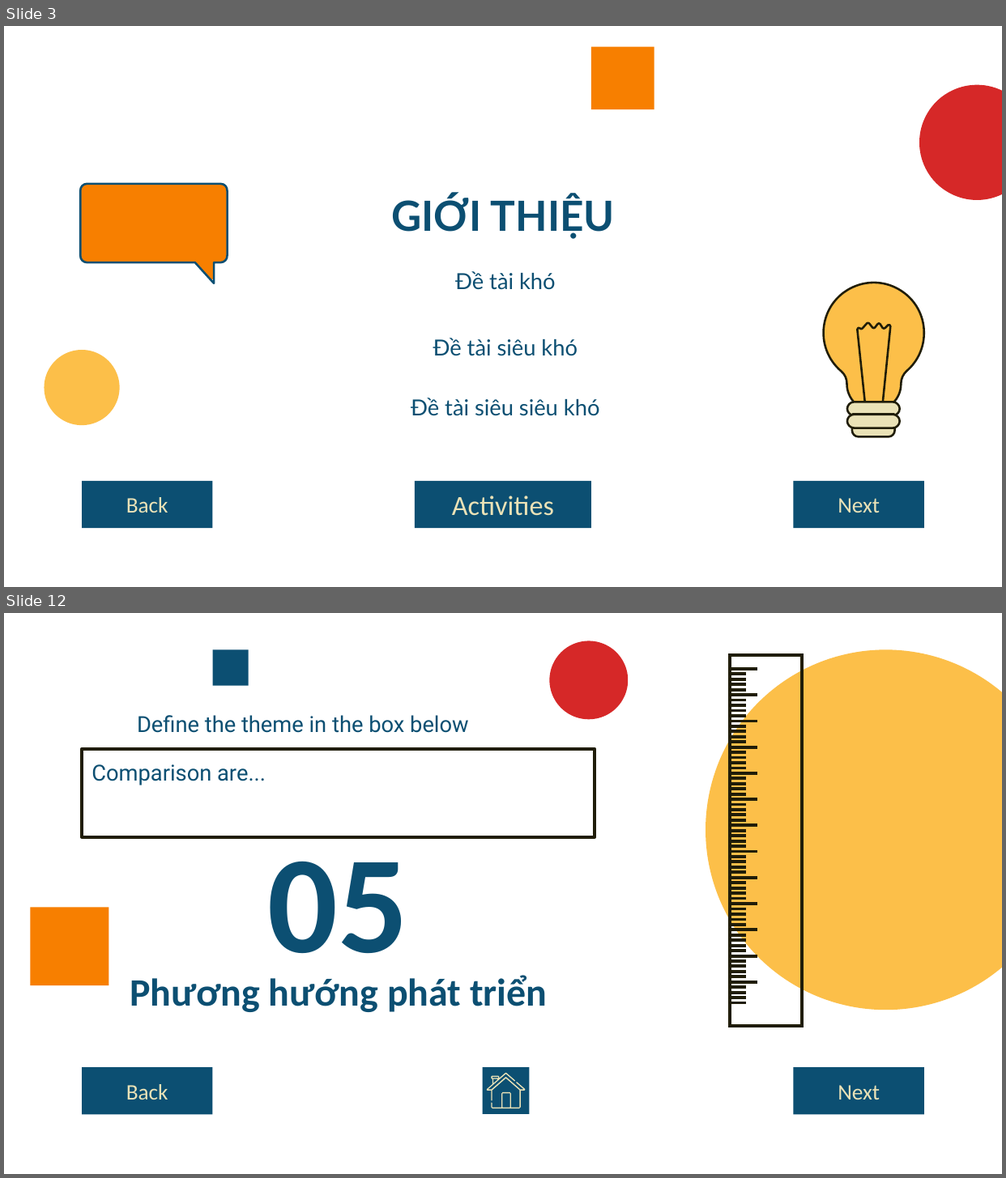
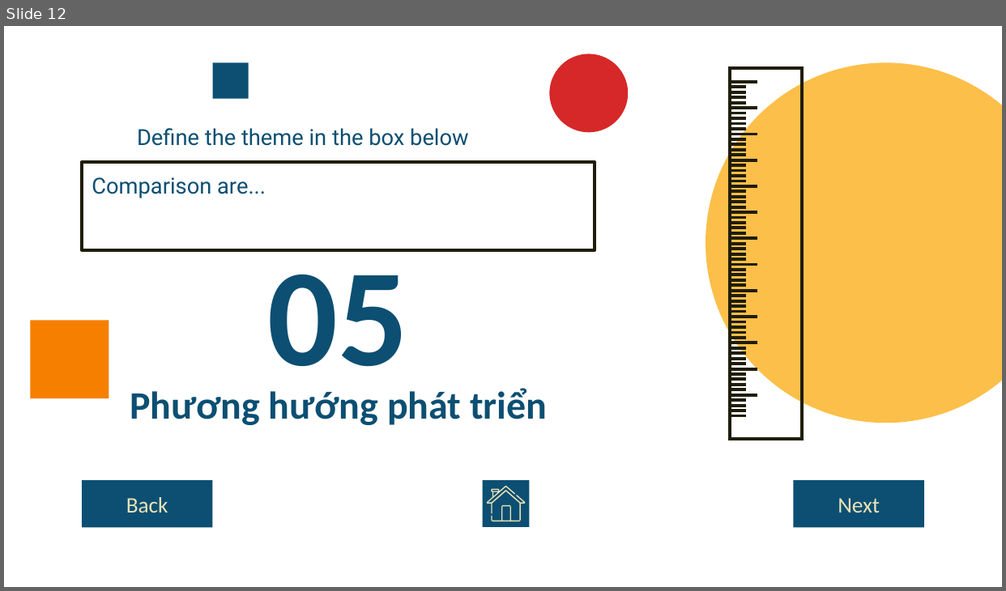
Before and after one commit to npackr/for-mqtt-dashboard, a slide deck: document/presentation.pptx. Shown one above the other, each under a label of ours: slides 3 and 12 before the commit, slide 12 after it; the slides between them are not shown. The pictures are 1006x1178 and 1006x591 pixels, drawn with LibreOffice and Linux fonts; fonts in the diff are those of the drawing. Boxes give left, top, right and bottom in pixels: in the first picture for what was removed or moved away, otherwise in the second. Text is boxed around its words. In the diff, an @@ line names an element or a change of style, - is before the commit and + after.

```diff
--- a/document/presentation.pptx
+++ b/document/presentation.pptx
@@ slide 3 removed at (4,26,1002,587), background #FFFFFF @@
@@ rectangle removed at (592,47,654,109) @@
@@ ellipse removed at (919,85,1002,201) @@
@@ freeform shape removed at (80,184,228,280) @@
@@ freeform shape removed at (80,184,228,284) @@
@@ title removed at (391,194,615,238) @@
-GIỚI THIỆU
@@ text removed at (455,271,556,290) @@
-Đề tài khó
@@ text removed at (433,338,577,356) @@
-Đề tài siêu khó
@@ ellipse removed at (44,350,120,426) @@
@@ text removed at (411,398,600,416) @@
-Đề tài siêu siêu khó
@@ group removed at (813,283,924,437): 6 freeform shapes @@
@@ rectangle removed at (82,481,212,528) @@
-Back
@@ rectangle removed at (415,481,592,528) @@
-Activities
@@ rectangle removed at (794,481,924,528) @@
-Next
```
Also in this commit, not shown: 11 slides changed, 2 slides added, 1 other slide removed.
